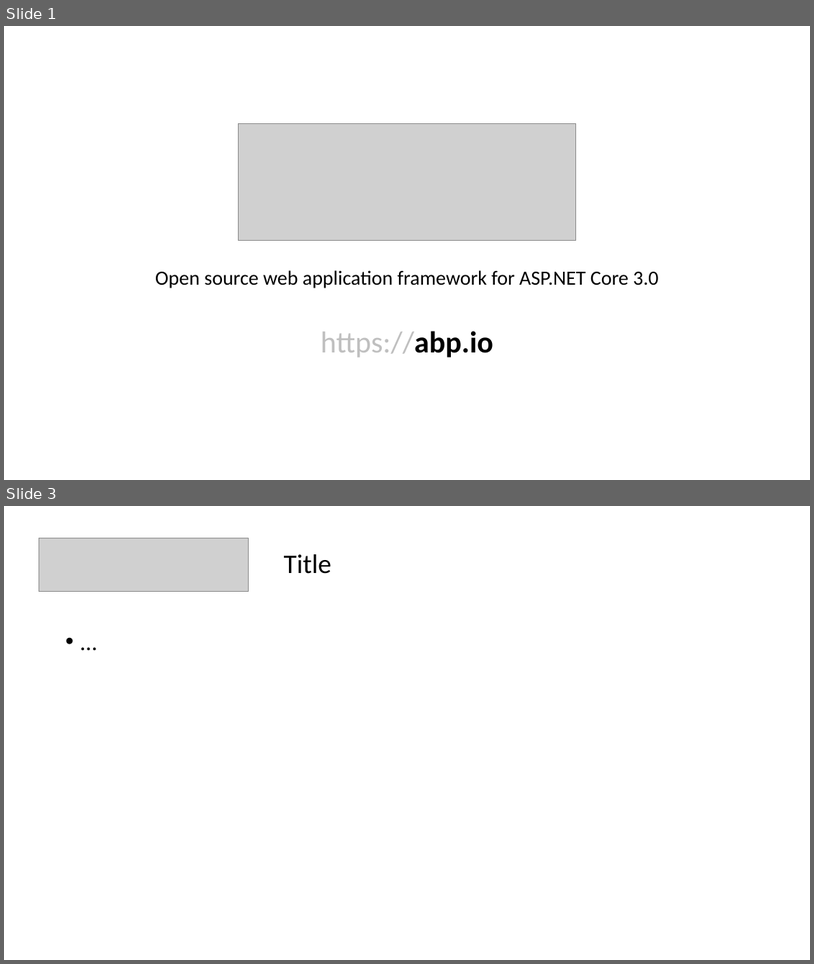
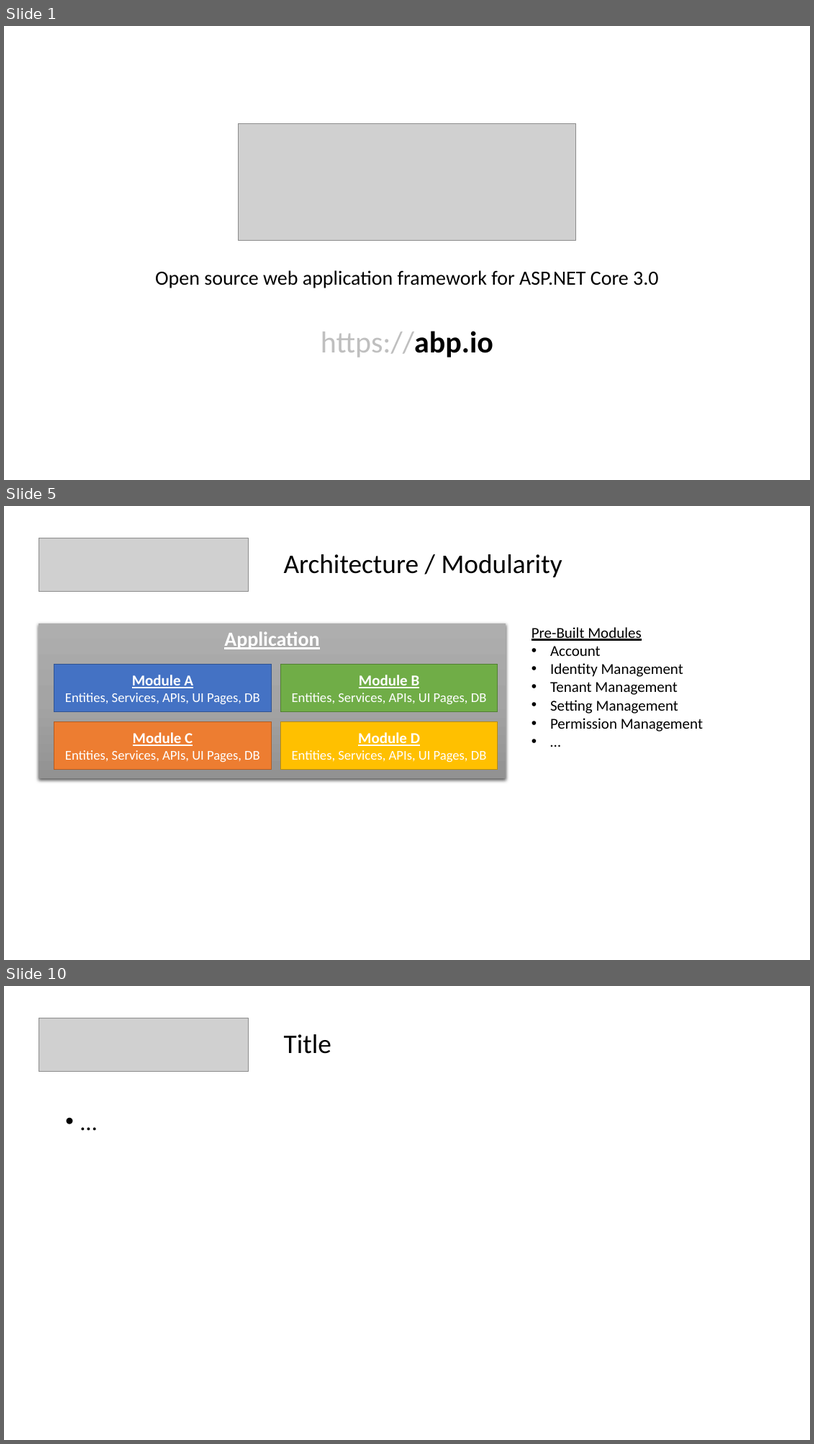
Before and after one commit to hikalkan/presentations, a slide deck: 2019-09-XX ABP Framework/Presentation_ABP.pptx. Shown one above the other, each under a label of ours: slides 1 and 3 before the commit, slides 1, 5 and 10 after it; the slides between them are not shown. The pictures are 814x964 and 814x1444 pixels, drawn with LibreOffice and Linux fonts; fonts in the diff are those of the drawing; grey boxes stand for pictures. Boxes give left, top, right and bottom in pixels: in the first picture for what was removed or moved away, otherwise in the second. Text is boxed around its words. In the diff, an @@ line names an element or a change of style, - is before the commit and + after.

```diff
--- a/2019-09-XX ABP Framework/Presentation_ABP.pptx
+++ b/2019-09-XX ABP Framework/Presentation_ABP.pptx
@@ slide 5 added at (4,506,810,960), background #FFFFFF @@
@@ picture added at (39,538,248,592) @@
@@ title added at (284,554,563,577), 32 pt, text #000000 @@
+Architecture / Modularity
@@ rectangle added at (39,623,506,779), fill gradient #AFAFAF to #A5A5A5 to #939393, 24 pt, text #FFFFFF, bold, underline @@
+Application
@@ text added at (532,627,703,731), 18 pt, text #000000 @@
+Pre-Built Modules
+• Account
+• Identity Management
+• Tenant Management
+• Setting Management
+• Permission Management
+• …
@@ rectangle added at (54,664,271,712), fill #4472C4, outline #325491 1 pt, 16 pt, text #FFFFFF @@
+Module A
+Entities, Services, APIs, UI Pages, DB
@@ rectangle added at (281,664,498,712), fill #70AD47, outline #538035 1 pt, 16 pt, text #FFFFFF @@
+Module B
+Entities, Services, APIs, UI Pages, DB
@@ rectangle added at (54,721,271,769), fill #ED7D31, outline #AF5C24 1 pt, 16 pt, text #FFFFFF @@
+Module C
+Entities, Services, APIs, UI Pages, DB
@@ rectangle added at (281,721,498,769), fill #FFC000, outline #BD8E00 1 pt, 16 pt, text #FFFFFF @@
+Module D
+Entities, Services, APIs, UI Pages, DB
@@ what was slide 3 is now slide 10 @@
```
Also in this commit, not shown: 8 other slides added, 1 slide removed.
